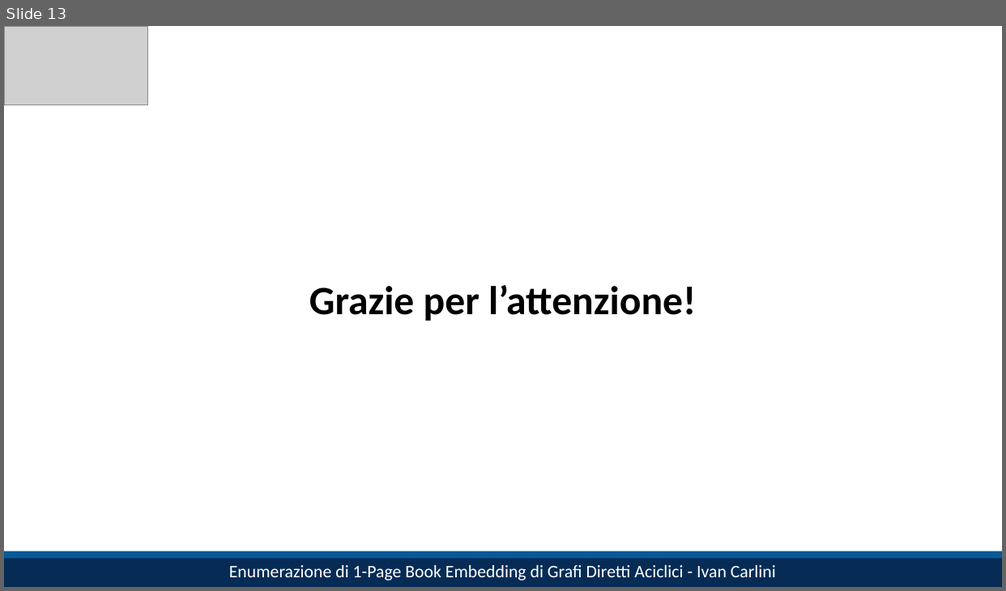
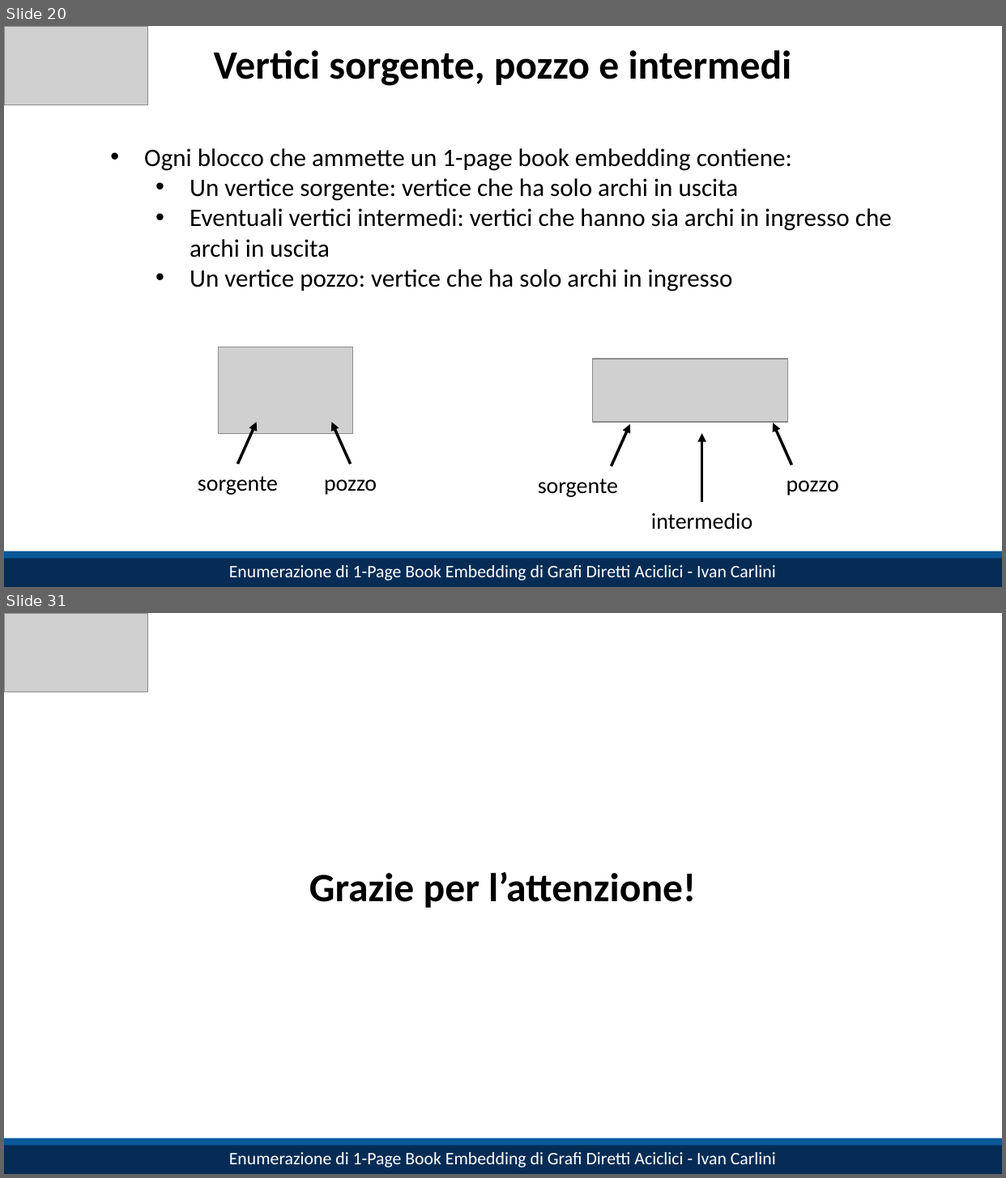
Before and after one commit to IC-99/book-embeddings, a slide deck: slides.pptx. Shown one above the other, each under a label of ours: slide 13 before the commit, slides 20 and 31 after it; the slides between them are not shown. The pictures are 1006x591 and 1006x1178 pixels, drawn with LibreOffice and Linux fonts; fonts in the diff are those of the drawing; grey boxes stand for pictures. Boxes give left, top, right and bottom in pixels: in the first picture for what was removed or moved away, otherwise in the second. Text is boxed around its words. In the diff, an @@ line names an element or a change of style, - is before the commit and + after.

```diff
--- a/slides.pptx
+++ b/slides.pptx
@@ slide 20 added at bbox=[4, 26, 1002, 587], background #FFFFFF @@
@@ picture added at bbox=[4, 26, 148, 105] @@
@@ title added at bbox=[214, 50, 792, 86], 32 pt, text #000000, bold @@
+Vertici sorgente, pozzo e intermedi
@@ text added at bbox=[144, 148, 892, 292], 20 pt, text #000000 @@
+  • Ogni blocco che ammette un 1-page book embedding contiene:
+    • Un vertice sorgente: vertice che ha solo archi in uscita
+    • Eventuali vertici intermedi: vertici che hanno sia archi in ingresso che archi in uscita
+    • Un vertice pozzo: vertice che ha solo archi in ingresso
@@ picture added at bbox=[219, 348, 354, 433] @@
@@ picture added at bbox=[593, 359, 787, 423] @@
@@ arrow added from (237, 464) to (257, 423), #000000 2.25 pt @@
@@ arrow added from (351, 464) to (332, 423), #000000 2.25 pt @@
@@ arrow added from (612, 467) to (630, 425), #000000 2.25 pt @@
@@ arrow added from (702, 502) to (702, 433), #000000 2.25 pt @@
@@ arrow added from (792, 465) to (773, 424), #000000 2.25 pt @@
@@ text added at bbox=[198, 476, 278, 495], 18 pt, text #000000 @@
+sorgente
@@ text added at bbox=[324, 480, 377, 495], 18 pt, text #000000 @@
+pozzo
@@ text added at bbox=[538, 479, 618, 497], 18 pt, text #000000 @@
+sorgente
@@ text added at bbox=[786, 480, 839, 496], 18 pt, text #000000 @@
+pozzo
@@ text added at bbox=[651, 513, 752, 530], 18 pt, text #000000 @@
+intermedio
@@ rectangle added at bbox=[4, 555, 1002, 587], fill #062C56, 14 pt, text #FFFFFF @@
+Enumerazione di 1-Page Book Embedding di Grafi Diretti Aciclici - Ivan Carlini
@@ rectangle added at bbox=[4, 551, 1002, 558], fill #0A5898 @@
@@ what was slide 13 is now slide 31 @@
```
Also in this commit, not shown: 11 slides changed, 17 other slides added, 1 other file.
